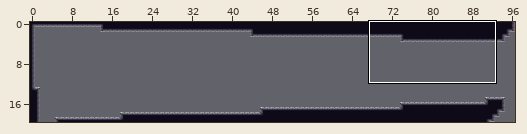
One commit to this Tiled map: Assets/maps/HubRooms/6 - Queen's Spire/Throne Room + Ending-F3.tmx. The first picture is a wide view before the edit; the outline marks the close-up.
Close-up. Before:
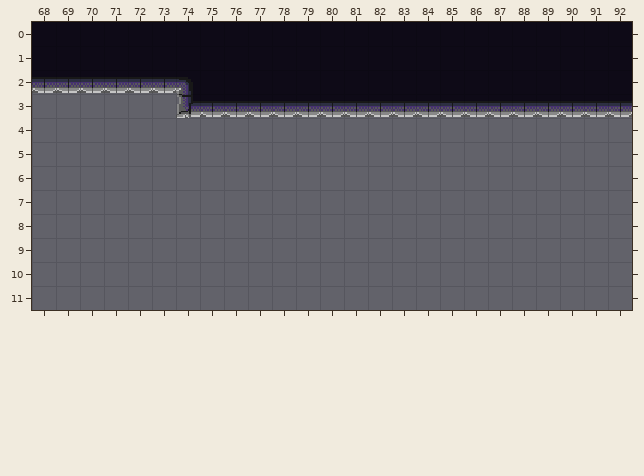
Cells are 16x16 px. Shown: x 68..92, y 0..11. The commit also changed other parts of the map, which this record leaves out.
Once edited:
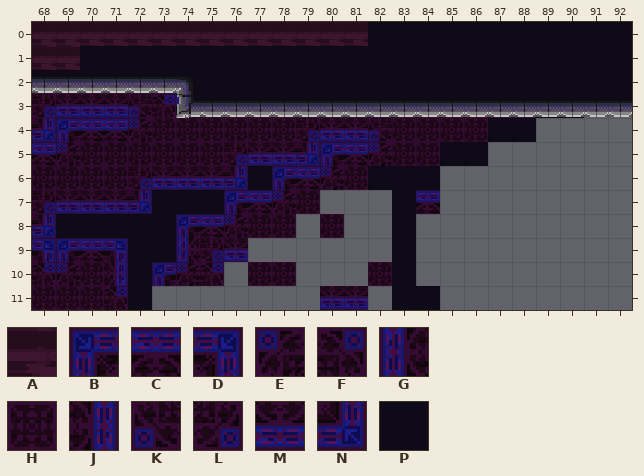
Key: from "corrupted_carpet": A 6; from "corrupted_wall": B 0, C 1, D 2, E 3, F 4, G 5, H 6, J 7, K 8, L 9, M 11, N 12; from "jail_block": P 9.
_ is an empty cell, . an unchanged one.
Diff:
--- layer "bkg_far"
@@ x 69..90 @@
- 3 ....................__
- 4 ..................__..
- 5 ................__....
- 6 ........_....___......
- 7 ....___......._.......
- 8 _____........._.......
- 9 ...__........._.......
-10 ..._.........._.......
-11 ..._..........__......
+ 3 ....................PP
+ 4 ..................PP..
+ 5 ................PP....
+ 6 ........P....PPP......
+ 7 ....PPP.......P.......
+ 8 PPPPP.........P.......
+ 9 ...PP.........P.......
+10 ...P..........P.......
+11 ...P..........PP......
--- layer "bkg_close"
@@ x 68..88 @@
- 2 ______...............
- 3 _____________________
- 4 ___________________..
- 5 _________________....
- 6 _________.____.......
- 7 _____...____...._....
- 8 _....._____._........
- 9 ____..___............
-10 ____.___.__..._......
-11 ____........__.......
+ 2 HHHHHL...............
+ 3 LMMMKFCEHHHHHHHHHHHHH
+ 4 NBCCEHHHHHHLMMKHHHH..
+ 5 CEHHHHHHLMMNBCEHH....
+ 6 HHHHLMMMN.BCEH.......
+ 7 LMMMN...BCEH....C....
+ 8 N.....BCEHH.H........
+ 9 DBCD..GLM............
+10 FEHJ.BEF.HH...H......
+11 HHHF........MM.......
--- layer "ground"
@@ x 68..81 @@
- 0 PPPPPPPPPPPPPP
- 1 PP............
+ 0 AAAAAAAAAAAAAA
+ 1 AA............
Pixel boxes of the changes (left, top, right, bottom) in both close-ups:
changed: (32, 22, 584, 310)
